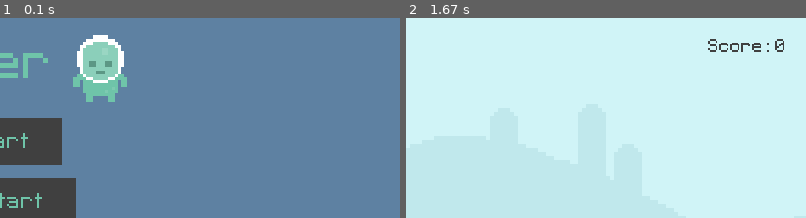
Above: before the commit, frames 1-2 (left to right).
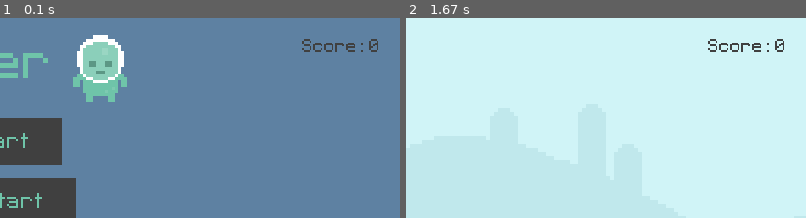
Above: after the commit, the same moments.

Repository: Zain-Khoso/pygame-runner
Game: pygame game, started from main.py
Two runs of this game, one before a commit and one after it. Both use one fixed random seed, a clock stepped at 60 frames per second and the inputs below.
Inputs (mouse positions are % of the whole screen's width and height, from its top left):
- Up to frame 1 (0.1 s): no input
- Up to frame 2 (1.67 s): click (50, 50) at 0.38 s; tap Space at 0.67, 1.07, 1.37 s
The pictures show only the part of the screen within x 50-100%, y 0-50%; the shares and areas given below are measured in that part.

The runs differ from the first frame. In frame 1, 0.4% of the frame differs, in the area x 75-95%, y 10-17%; in frame 2, nothing differs.

Commit message:
update: score visible in menu

Diff:
--- a/game/game.py
+++ b/game/game.py
@@ -100,6 +100,7 @@
         self.screen.blit(self.title_surf, title_rect)
         self.screen.blit(self.avatar_surf, avatar_rect)
         self.buttons.draw(self.screen)
+        self.score.render(self.screen)
 
         self.stop_music()
 
